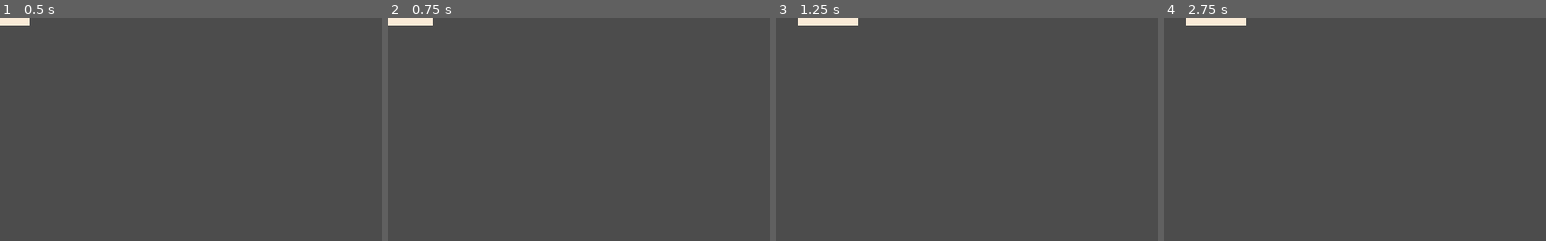
Above: before the commit, frames 1-4 (left to right).
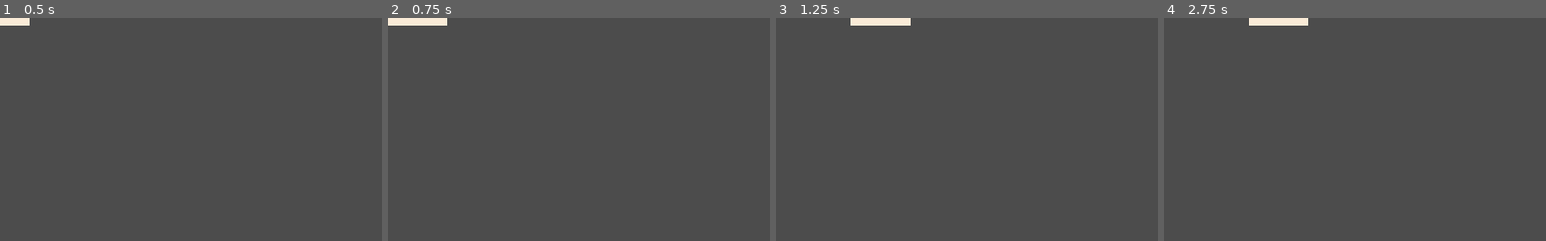
Above: after the commit, the same moments.

Repository: the-g-force/FamJam-September2020
Game: Godot game, scene res://src/Trampoline.tscn
Two runs of this game, one before a commit and one after it. Both use one fixed random seed, a clock stepped at 60 frames per second and the inputs below. The project has no main scene, so this scene is started directly.
Inputs (mouse positions are % of the whole screen's width and height, from its top left):
- Up to frame 1 (0.5 s): no input
- Up to frame 2 (0.75 s): tap Enter at 0.5 s; move the mouse to (72, 45) at 0.52 s; hold D (move_right) from 0.53 s (still down); click (72, 45) at 0.67 s
- Up to frame 3 (1.25 s): keep holding D (move_right)
- Up to frame 4 (2.75 s): tap Space at 1.25 s; move the mouse to (30, 55) at 1.27 s; release D (move_right) at 1.28 s; hold A (move_left) 1.28-2.03 s; click (30, 55) at 1.42 s; tap Enter at 2 s; move the mouse to (60, 28) at 2.02 s; hold D (move_right) from 2.03 s (still down); click (60, 28) at 2.17 s
The pictures show only the part of the screen within x 0-50%, y 0-50%; the shares and areas given below are measured in that part.

Frame 1 is identical in both runs. In frame 2, 0.1% of the frame differs, in the area x 11-16%, y 0-4%; in frame 3, 0.9%; in frame 4, 1.1%, in the area x 5-38%, y 0-4%.

Commit message:
Move toward mouse or touch input

Diff:
--- a/project/src/Trampoline.gd
+++ b/project/src/Trampoline.gd
@@ -1,15 +1,44 @@
 extends KinematicBody2D
 
-var _speed := 100
+# Number of pixels around touch point that count as being there
+export var touch_tolerance := 10.0
+
+var _speed := 200
+var _is_touch_down := false
+var _touch_position : Vector2
 
 func _process(delta):
 	var direction := Vector2.ZERO
+
+	# Handle keyboard input
 	if Input.is_action_pressed("move_left"):
 		direction.x -= 1
-	elif Input.is_action_pressed("move_right"):
+	if Input.is_action_pressed("move_right"):
 		direction.x += 1
+
+	# Handle touch input.
+	if _is_touch_down:
+		var distance_to_touch := _touch_position - get_global_transform_with_canvas().origin
+		if distance_to_touch.x < -touch_tolerance:
+			direction.x -= 1
+		elif distance_to_touch.x > touch_tolerance:
+			direction.x += 1
+
 	direction = direction.normalized()
-	move_and_collide(direction * _speed * delta)
+	var _ignored_result := move_and_collide(direction * _speed * delta)
+
+
+
+func _unhandled_input(event):
+	if event is InputEventMouseButton:
+		if event.pressed:
+			_is_touch_down = true
+			_touch_position = event.position
+		else:
+			_is_touch_down = false
+	elif _is_touch_down and event is InputEventMouseMotion:
+		_touch_position = event.position
+
 
 func _draw():
 	var extents = $CollisionShape2D.shape.extents
